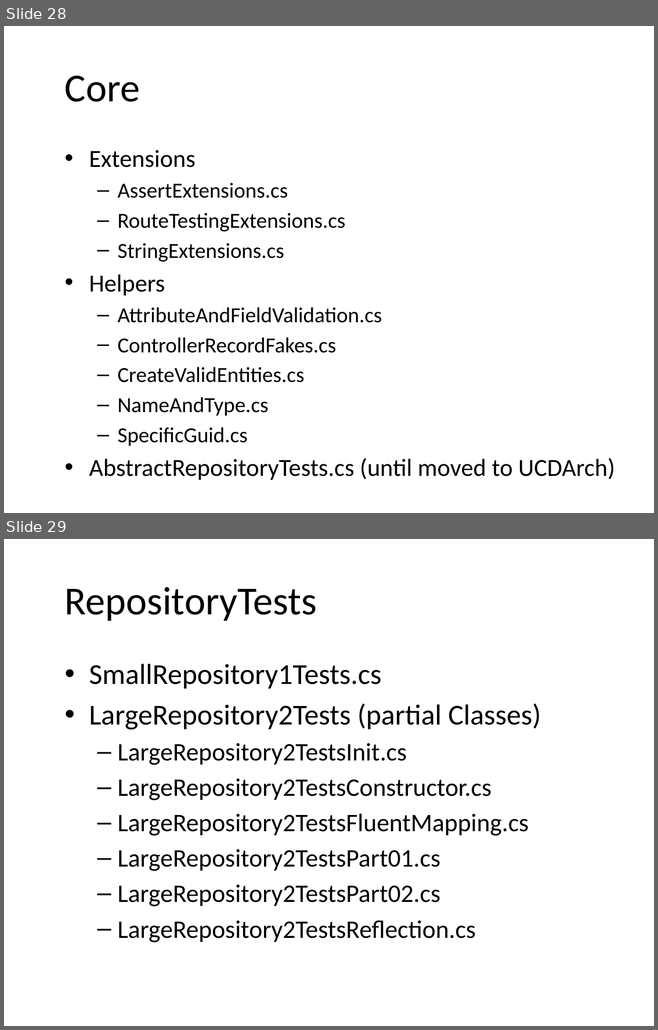
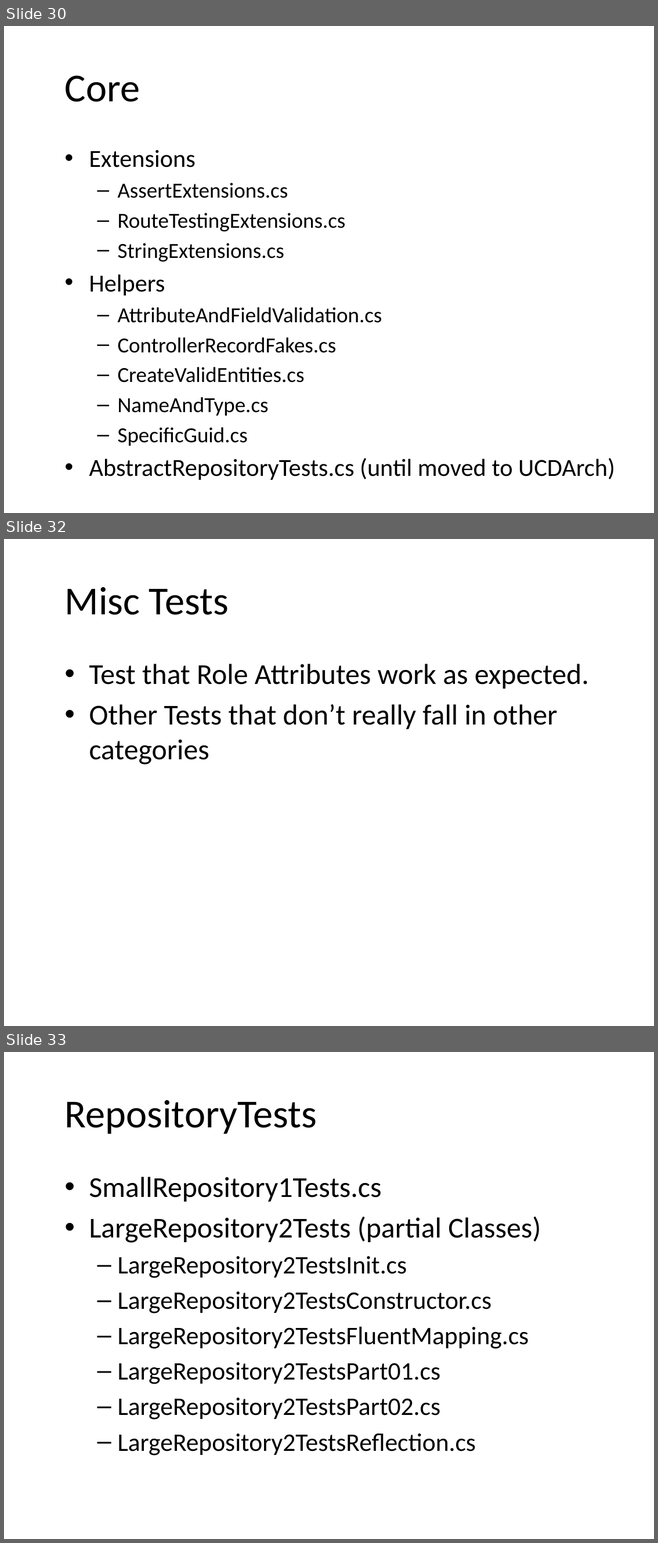
Before and after one commit to jSylvestre/ResharperTemplates, a slide deck: How To Write Unit Tests.pptx. Shown one above the other, each under a label of ours: slides 28 and 29 before the commit, slides 30, 32 and 33 after it; the slides between them are not shown. The pictures are 658x1030 and 658x1543 pixels, drawn with LibreOffice and Linux fonts; fonts in the diff are those of the drawing; background and template pictures are left out. Boxes give left, top, right and bottom in pixels: in the first picture for what was removed or moved away, otherwise in the second. Text is boxed around its words. In the diff, an @@ line names an element or a change of style, - is before the commit and + after.

```diff
--- a/How To Write Unit Tests.pptx
+++ b/How To Write Unit Tests.pptx
@@ slide 32 added at (4,539,654,1026), background picture (left out) @@
@@ title added at (65,587,228,615), 44 pt, text #000000 @@
+Misc Tests
@@ text added at (89,664,589,765), 32 pt, text #000000 @@
+• Test that Role Attributes work as expected.
+• Other Tests that don’t really fall in other categories
@@ what was slide 28 is now slide 30 @@
@@ what was slide 29 is now slide 33 @@
```
Also in this commit, not shown: 1 slide changed, 4 other slides added.
